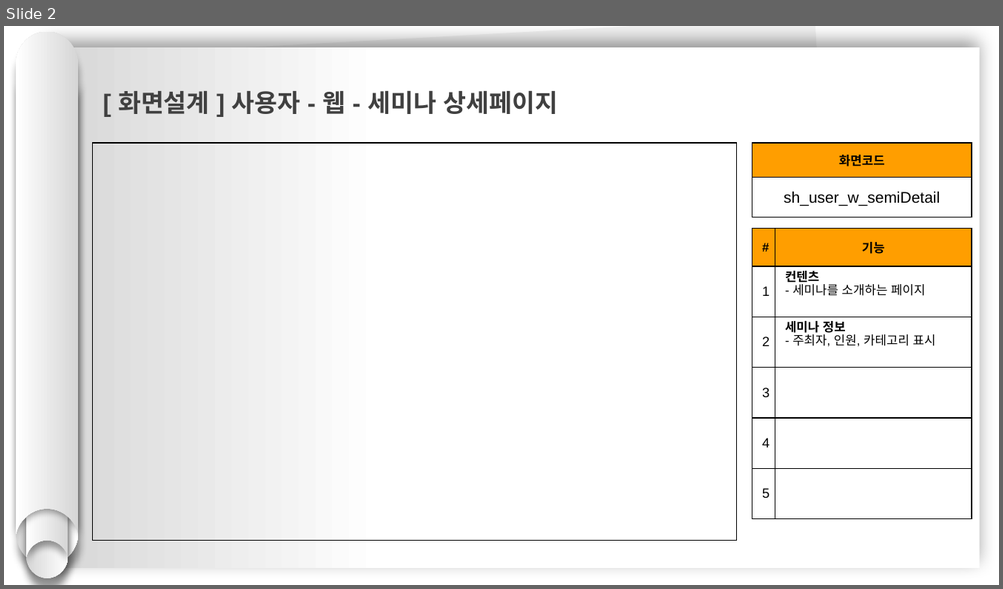
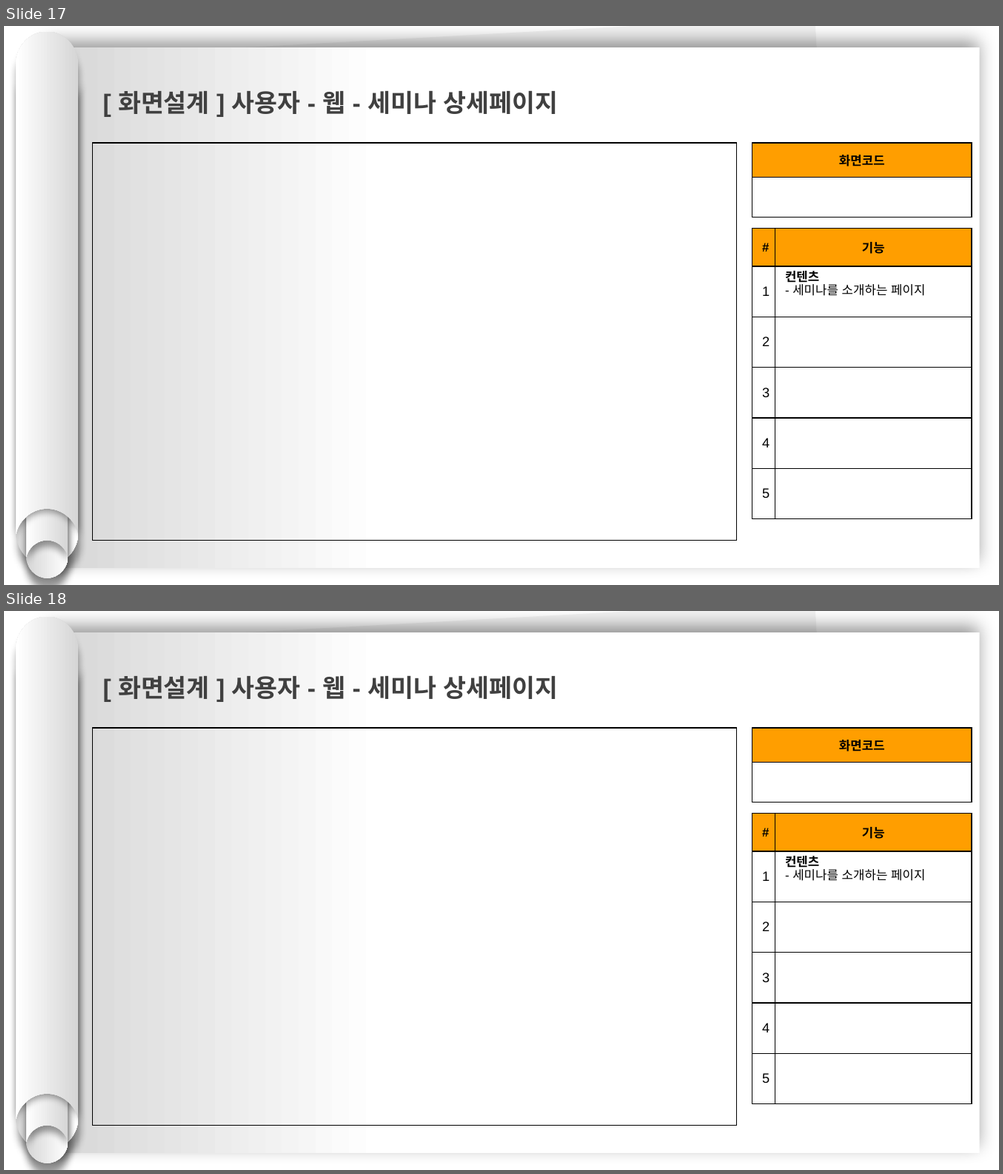
Before and after one commit to hhsw07/ezen-academy-projects, a slide deck: 0 발표용 파워포인트/project06 - 파워포인트 종합 - 현태.pptx. Shown one above the other, each under a label of ours: slide 2 before the commit, slides 17 and 18 after it. The pictures are 1003x589 and 1003x1174 pixels, drawn with LibreOffice and Linux fonts; fonts in the diff are those of the drawing. Boxes give left, top, right and bottom in pixels: in the first picture for what was removed or moved away, otherwise in the second. Text is boxed around its words. In the diff, an @@ line names an element or a change of style, - is before the commit and + after.

```diff
--- a/0 발표용 파워포인트/project06 - 파워포인트 종합 - 현태.pptx
+++ b/0 발표용 파워포인트/project06 - 파워포인트 종합 - 현태.pptx
@@ slide 18 added at <box>4,611,999,1170</box>, background #FFFFFF @@
@@ group added at <box>16,617,79,1163</box>: 4 freeform shapes @@
@@ rectangle added at <box>47,632,980,1154</box>, fill gradient #FFFFFF to #D7D7D7 @@
@@ rectangle added at <box>58,611,842,1150</box>, fill #F2F2F2 @@
@@ text added at <box>118,676,558,699</box>, 24 pt, text #404040, bold @@
+[ 화면설계 ] 사용자 - 웹 - 세미나 상세페이지
@@ rectangle added at <box>92,728,736,1126</box>, outline #000000 0.75 pt @@
@@ table added at <box>752,728,972,803</box>, 2 rows, 1 columns @@
+화면코드
+
@@ table added at <box>752,813,972,1104</box>, 6 rows, 2 columns @@
+# | 기능
+1 | 컨텐츠 / - 세미나를 소개하는 페이지
+2 | 
+3 | 
+4 | 
+5 | 
@@ what was slide 2 is now slide 17 @@
@@ slide 17 changed as well @@
@@ table at <box>752,143,972,218</box> @@
-row 2, column 1: sh_user_w_semiDetail
+row 2, column 1: 
@@ table at <box>752,228,972,519</box> @@
-row 3, column 2: 세미나 정보 / - 주최자, 인원, 카테고리 표시
+row 3, column 2: 
```
Also in this commit, not shown: 1 other slide changed, 18 other slides added.
